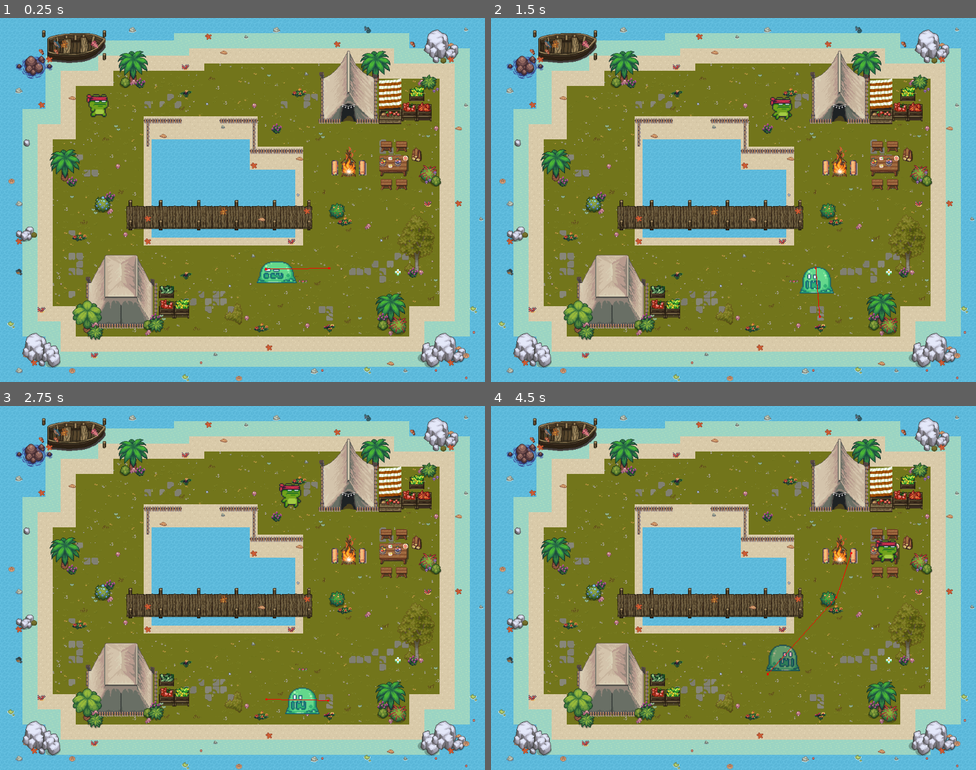
Above: before the commit, frames 1-4 (two rows, left to right).
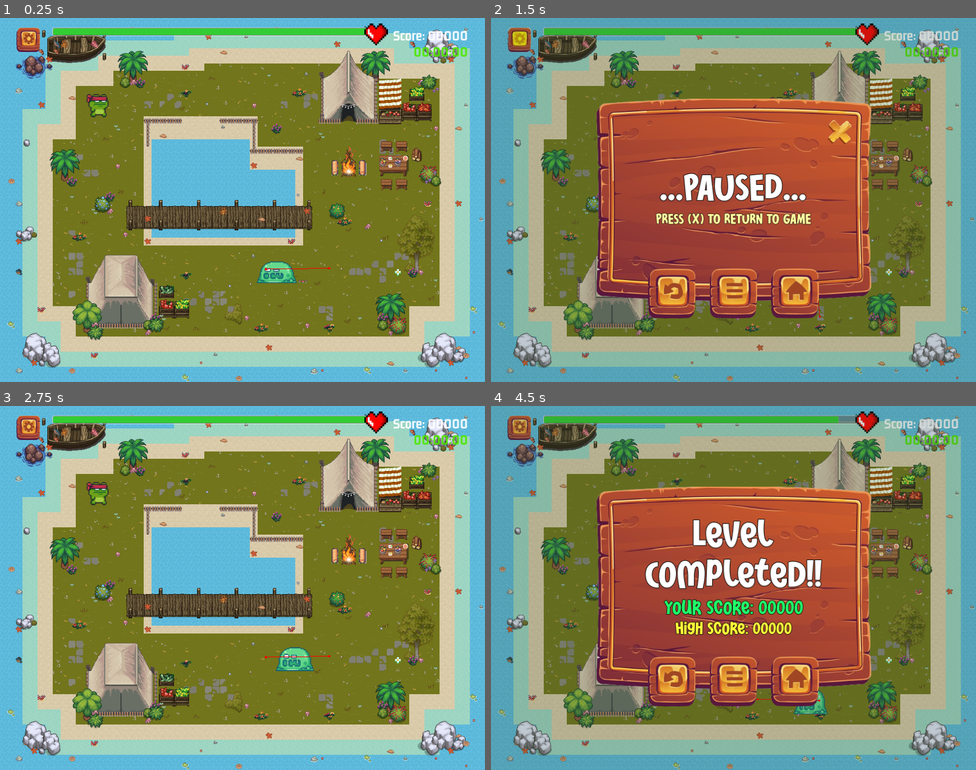
Above: after the commit, the same moments.

Repository: duynguyen-workspace/cosc2634-asm3-team6
Game: Godot game, scene res://models/level_base/levels/level_1.tscn
Same seed, same stepped clock (60 frames per second), same inputs: the game is played once before the commit and once after it. The project has no main scene, so this scene is started directly. Sound files missing from this copy of the repository are replaced by a short silence.
Inputs (mouse positions are in pixels of both pictures, inside the frame that each line leads up to):
- Up to frame 1 (0.25 s): no input
- Up to frame 2 (1.5 s): move the mouse to (840, 181) at 0.52 s; hold D (Right) 0.53-1.25 s; tap Shift (Dash) at 0.6 s; click (840, 181) at 0.67 s; click (520, 39) at 1.27 s
- Up to frame 3 (2.75 s): click (179, 682) at 2.02 s
- Up to frame 4 (4.5 s): move the mouse to (636, 606) at 2.77 s; hold S (Down) 2.78-3.53 s; tap G (game_over) at 2.85 s; move the mouse to (782, 507) at 3.52 s; hold D (Right) 3.53-4.28 s; tap H (hit) at 3.6 s; move the mouse to (709, 660) at 4.27 s; hold W (Up) from 4.28 s (still down); tap L (level_completed) at 4.35 s; click (709, 660) at 4.42 s

The runs differ from the first frame. In frame 1, 2.5% of the frame differs, in the area x 3-97%, y 1-11%; in frame 2, 75%; in frame 3, 3.9%; in frame 4, 75%, in the area x 0-100%, y 0-100%.
Error after the commit: Invalid access to property or key 'on_level_completed' on a base object of type 'Node (signal_manager.gd)'. (res://views/hud/hud.gd:19)

Commit message:
fix HUD

Diff:
--- a/assets/fonts/title_120.tres
+++ b/assets/fonts/title_120.tres
@@ -1,5 +1,4 @@
 [gd_resource type="LabelSettings" load_steps=2 format=3 uid="uid://dwgu4wn2trwgu"]
-
 
 [ext_resource type="FontFile" uid="uid://dp47f104lvviw" path="res://assets/fonts/Bestoom Bold.ttf" id="1_bk7s4"]
 
--- a/models/level_base/level_base.tscn
+++ b/models/level_base/level_base.tscn
@@ -1,6 +1,13 @@
-[gd_scene format=3 uid="uid://cwl0qpprxe68e"]
+[gd_scene load_steps=2 format=3 uid="uid://bmuldgmn0akoe"]
+
+[ext_resource type="PackedScene" uid="uid://cd12chr21oh1n" path="res://views/hud/hud.tscn" id="2_ler5k"]
 
 [node name="LevelBase" type="Node2D"]
 
 [node name="TileMap" type="TileMap" parent="."]
 format = 2
+
+[node name="CanvasLayer" type="CanvasLayer" parent="."]
+
+[node name="HUD" parent="CanvasLayer" instance=ExtResource("2_ler5k")]
+metadata/_edit_use_anchors_ = true
--- /dev/null
+++ b/views/level_button/level_button_1.tscn
@@ -0,0 +1,8 @@
+[gd_scene format=3 uid="uid://d20hh54cy5qs0"]
+
+[node name="LevelButton1"]
+
+[node name="LevelLabel" parent="." index="0"]
+text = "1"
+
+[connection signal="gui_input" from="." to="." method="_on_gui_input"]
--- /dev/null
+++ b/views/level_button/level_button_base.tscn
@@ -0,0 +1,40 @@
+[gd_scene load_steps=5 format=3 uid="uid://dv3m8ppej2d7g"]
+
+[ext_resource type="Texture2D" uid="uid://fn1dwnc4pglr" path="res://assets/images/level_button.png" id="1_alv8y"]
+[ext_resource type="Script" path="res://views/level_button/level_button.gd" id="2_gmq67"]
+[ext_resource type="FontFile" uid="uid://dfsl4cx6pxvd0" path="res://assets/fonts/gemunu-libre-v8-latin-700.ttf" id="2_wkt48"]
+
+[sub_resource type="LabelSettings" id="LabelSettings_g21qn"]
+font = ExtResource("2_wkt48")
+font_size = 70
+outline_size = 4
+outline_color = Color(0.0156863, 0.0156863, 0.0156863, 1)
+shadow_size = 3
+shadow_color = Color(0.0392157, 0.0392157, 0.0392157, 1)
+
+[node name="LevelButtonBase" type="NinePatchRect"]
+custom_minimum_size = Vector2(140, 140)
+offset_right = 40.0
+offset_bottom = 40.0
+size_flags_horizontal = 3
+size_flags_vertical = 3
+texture = ExtResource("1_alv8y")
+script = ExtResource("2_gmq67")
+
+[node name="LevelLabel" type="Label" parent="."]
+layout_mode = 1
+anchors_preset = 8
+anchor_left = 0.5
+anchor_top = 0.5
+anchor_right = 0.5
+anchor_bottom = 0.5
+offset_left = -20.0
+offset_top = -18.0
+offset_right = 20.0
+offset_bottom = 18.0
+grow_horizontal = 2
+grow_vertical = 2
+text = "00"
+label_settings = SubResource("LabelSettings_g21qn")
+horizontal_alignment = 1
+vertical_alignment = 1
